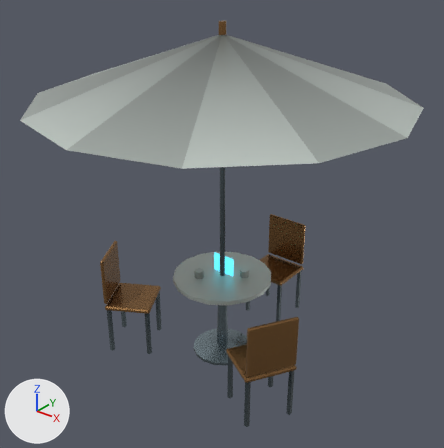
The glTF model ui/3d/system-world/v3/cafe-set.lod0.glb, before and after one commit.
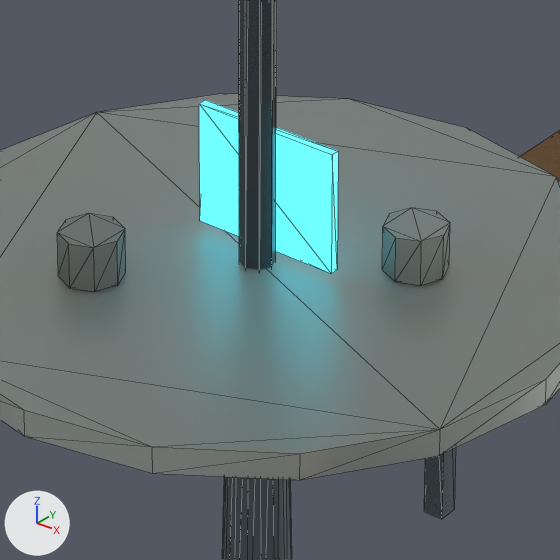
Old and new are each drawn whole from a 50 mm lens placed at (2.83, -3.54, 3.43), pointed at (0.04, -0.06, 1.27) and again close up on the part from 42% to 60% of the width and 53% to 71% of the height. Lighting does not change. The marker at lower left points along +X, +Y and +Z. The last two pictures show the newer version. The close-ups show mesh edges as thin lines. Where no turn or scale is listed for an object, it has been applied to the vertices. Vertices at exactly the same position are counted once.

The older version as bpy lines, for what is in view:
```python
me_mesh_0 = bpy.data.meshes.new('Mesh_0')
me_mesh_0.from_pydata(...)  # 433 vertices, 724 faces; spans x 0.0..2.9, y -2.9..0.0, z 0.0..2.82
# faces by material slot: [300, 128, 284, 12]
me_mesh_0.materials.append(mat_city_titanium)
me_mesh_0.materials.append(mat_city_ceramic)
me_mesh_0.materials.append(mat_city_bronze)
me_mesh_0.materials.append(mat_city_cyan)
ob_mesh_0 = bpy.data.objects.new('Mesh_0', me_mesh_0)
ob_mesh_0.location = (-1.45, 1.45, 0.0)
```
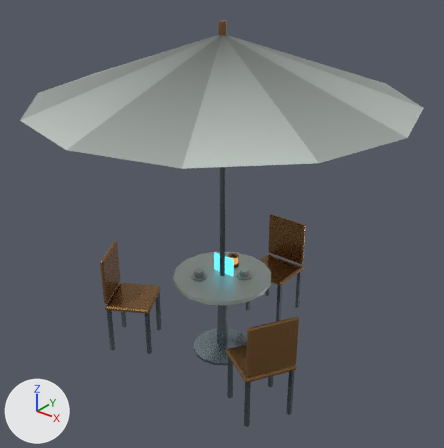
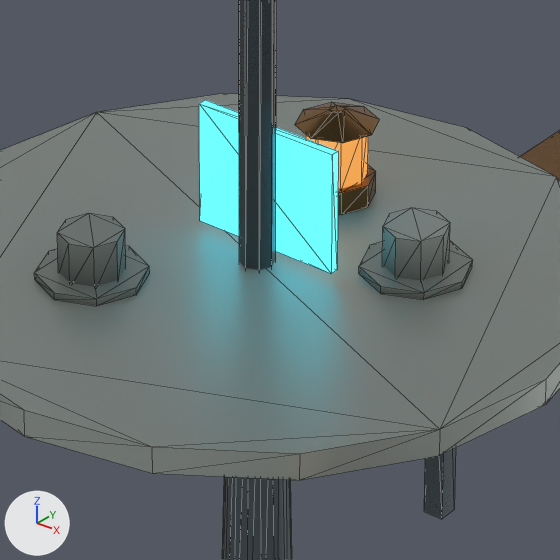
What differs and where, as boxes (x1, y1, x2, y2) in the close-ups (560 x 560 px):
part 1 of me_mesh_0, added: after (359, 241, 473, 300)
part 2 of me_mesh_0, added: after (34, 246, 150, 306)
part 3 of me_mesh_0, added: after (338, 165, 376, 215)
part 4 of me_mesh_0, added: after (295, 102, 380, 143)
part 5 of me_mesh_0, added (orange): after (306, 135, 368, 189)
part 6 of me_mesh_0, recoloured: (58, 238, 450, 287) in both

What changed in the scene script:
```text
Add mat_city_warm:
    mat_city_warm = bpy.data.materials.new('city.warm')
    # nodes: BsdfPrincipled, Mix, OutputMaterial, VertexColor
    # colours: orange #eda04f, orange #d38e45, mixed with the vertex colours
Change me_mesh_0:
    used by ob_mesh_0; location = (-1.45, 1.45, 0.0)
    remove me_mesh_0.from_pydata(...)  # 433 vertices, 724 faces; spans x 0.0..2.9, y -2.9..0.0, z 0.0..2.82
    add me_mesh_0.from_pydata(...)  # 555 vertices, 936 faces; spans x 0.0..2.9, y -2.9..0.0, z 0.0..2.82
    me_mesh_0 part 1: a new loose piece, an 8-sided cylinder along z spanning x 1.542..1.6781, y -1.418..-1.2819, z 0.7571..0.767, in mat_city_ceramic
    me_mesh_0 part 2: a new loose piece, an 8-sided cylinder along z spanning x 1.252..1.388, y -1.668..-1.532, z 0.7571..0.767, in mat_city_ceramic
    me_mesh_0 part 3: a new loose piece, an 8-sided cylinder along z spanning x 1.382..1.478, y -1.318..-1.222, z 0.76..0.79, in mat_city_bronze
    me_mesh_0 part 4: a new loose piece, an 8-sided cut cone along z (radius 0.052 at the low end, 0.01 at the high end) spanning x 1.378..1.482, y -1.322..-1.218, z 0.861..0.879, in mat_city_bronze
    me_mesh_0 part 5: a new loose piece, an 8-sided cylinder along z spanning x 1.392..1.468, y -1.308..-1.232, z 0.788..0.863, in mat_city_warm
    me_mesh_0 part 6: 41 kept faces spanning x 1.28..1.65, y -1.64..-1.31, z 0.76..2.74 get new vertex colours; the middle colour goes from light grey #c5c5c5 to grey #b3b3b3
    other edits to the shape of me_mesh_0 do not show in these pictures
    add me_mesh_0.materials.append(mat_city_warm)
```
